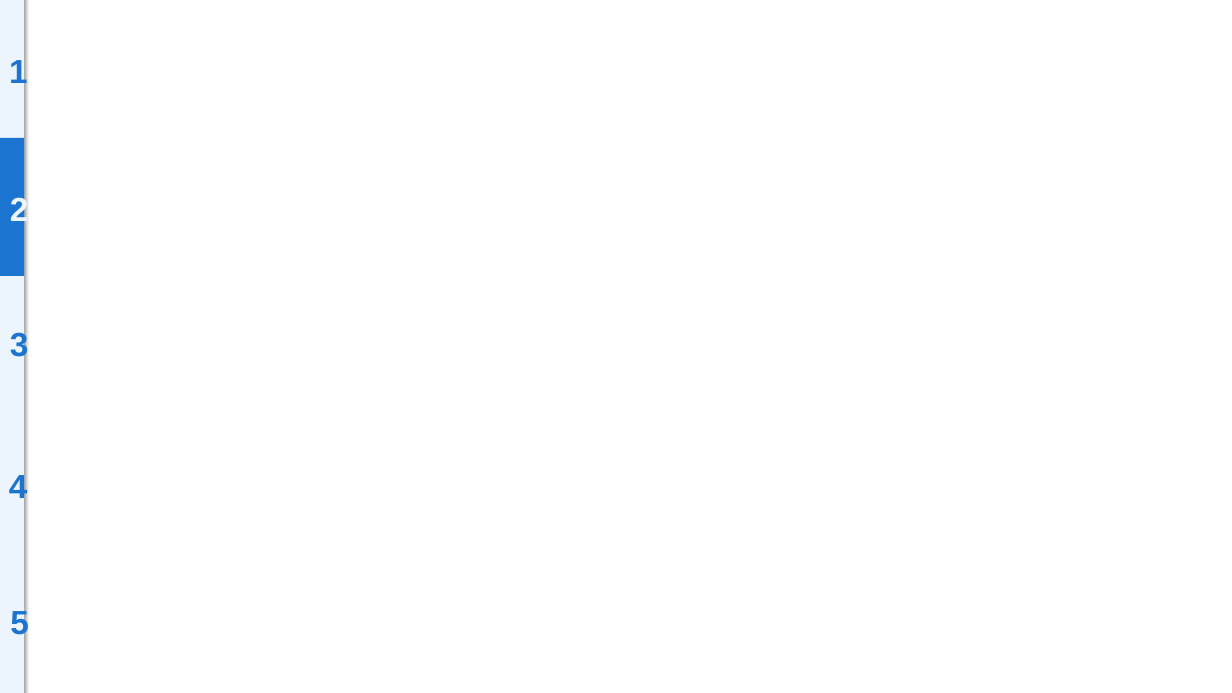
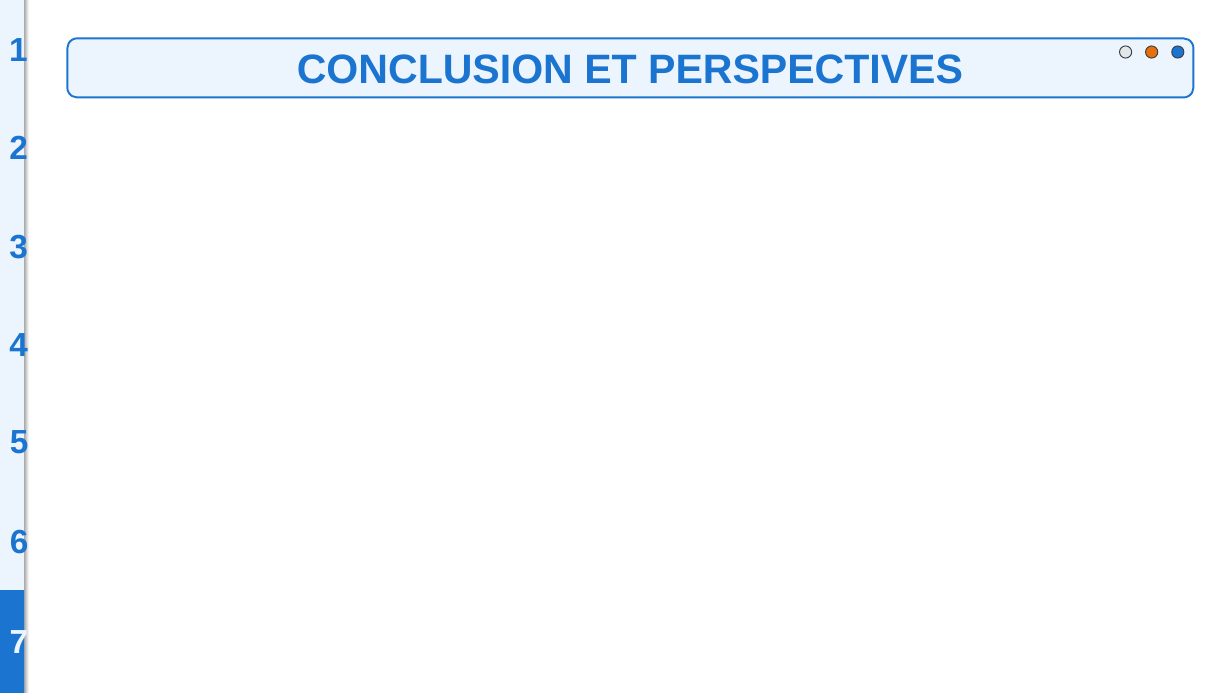
Before and after one commit to BiGHeaDMaX/Suggestion-automatique-de-mots-cles, a slide deck: slide 25 of 07 - Présentation.pptx (slide 7 before the commit). Drawn at 1232x693 pixels with LibreOffice and Linux fonts; fonts in the diff are those of the drawing. Boxes give left, top, right and bottom in pixels: in the first picture for what was removed or moved away, otherwise in the second. Text is boxed around its words. In the diff, an @@ line names an element or a change of style, - is before the commit and + after.

```diff
--- a/07 - Présentation.pptx
+++ b/07 - Présentation.pptx
@@ text "1": place and size @@
-text "1" at [9,57,28,90]
+text "1" at [9,35,28,68]
@@ group added at [67,39,1194,98]: 3 freeform shapes, 1 rounded rectangle, 1 text @@
+CONCLUSION ET PERSPECTIVES
@@ text "2": place and size @@
-text "2" at [10,195,29,228]
+text "2" at [9,132,28,165]
@@ text "2" at [9,132,28,165]: text colour #ECF5FD to #1B75D0 @@
@@ text "3": place and size @@
-text "3" at [10,329,29,362]
+text "3" at [9,231,28,264]
@@ text "4": place and size @@
-text "4" at [9,471,28,504]
+text "4" at [9,330,28,363]
@@ text "5": place and size @@
-text "5" at [10,607,29,640]
+text "5" at [10,427,29,460]
@@ text added at [10,526,29,559], 26 pt, text #1B75D0, bold @@
+6
@@ rectangle: place and size @@
-rectangle at [0,138,24,275]
+rectangle at [0,591,24,693]
@@ text added at [10,626,29,659], 26 pt, text #ECF5FD, bold @@
+7
```
Also in this commit, not shown: 6 other slides changed, 17 slides added, 1 slide removed.
